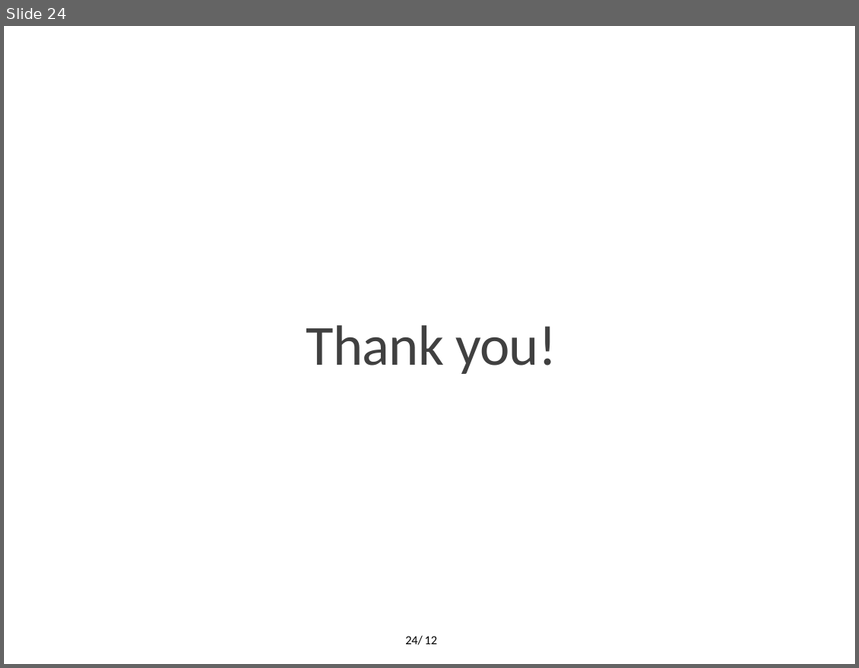
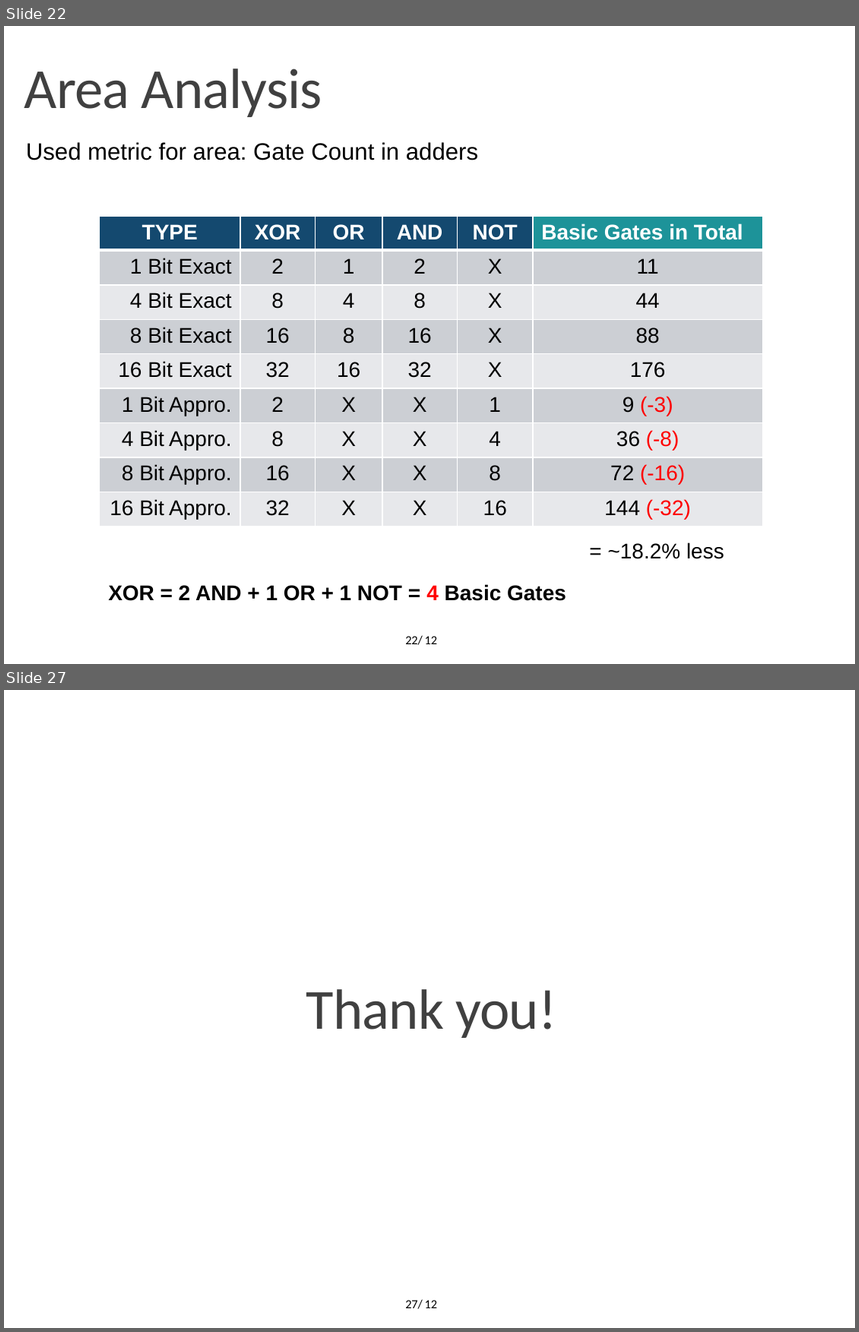
Before and after one commit to OrionLightning/Approximate-Circuit, a slide deck: Presentation Slides/Second Midterm (11-01-2022)/Midterm 11-01-2022.pptx. Shown one above the other, each under a label of ours: slide 24 before the commit, slides 22 and 27 after it; the slides between them are not shown. The pictures are 859x668 and 859x1332 pixels, drawn with LibreOffice and Linux fonts; fonts in the diff are those of the drawing; background and template pictures are left out. Boxes give left, top, right and bottom in pixels: in the first picture for what was removed or moved away, otherwise in the second. Text is boxed around its words. In the diff, an @@ line names an element or a change of style, - is before the commit and + after.

```diff
--- a/Presentation Slides/Second Midterm (11-01-2022)/Midterm 11-01-2022.pptx
+++ b/Presentation Slides/Second Midterm (11-01-2022)/Midterm 11-01-2022.pptx
@@ slide 22 added at [4,26,855,664], background #FFFFFF; not listed: 1 template element that a slide beside it also shows @@
@@ text added at [25,69,322,117], 48 pt, text #404040 @@
+Area Analysis
@@ text added at [26,142,478,161], 20 pt, text #000000 @@
+Used metric for area: Gate Count in adders
@@ table added at [99,216,762,527], 9 rows, 6 columns @@
+TYPE | XOR | OR | AND | NOT | Basic Gates in Total
+1 Bit Exact | 2 | 1 | 2 | X | 11
+4 Bit Exact | 8 | 4 | 8 | X | 44
+8 Bit Exact | 16 | 8 | 16 | X | 88
+16 Bit Exact | 32 | 16 | 32 | X | 176
+1 Bit Appro. | 2 | X | X | 1 | 9 (-3)
+4 Bit Appro. | 8 | X | X | 4 | 36 (-8)
+8 Bit Appro. | 16 | X | X | 8 | 72 (-16)
+16 Bit Appro. | 32 | X | X | 16 | 144 (-32)
@@ text added at [608,543,724,560], 18 pt, text #000000 @@
+= ~18.2% less
@@ text added at [108,585,566,601], 18 pt, text #000000, bold @@
+XOR = 2 AND + 1 OR + 1 NOT = 4 Basic Gates
@@ page number added at [405,636,423,645], 10.5 pt, text #000000 @@
+22/
@@ what was slide 24 is now slide 27 @@
@@ page number at [405,1300,423,1309]: text changed @@
-24/
+27/
```
Also in this commit, not shown: 4 slides changed, 3 other slides added, 1 slide removed.
